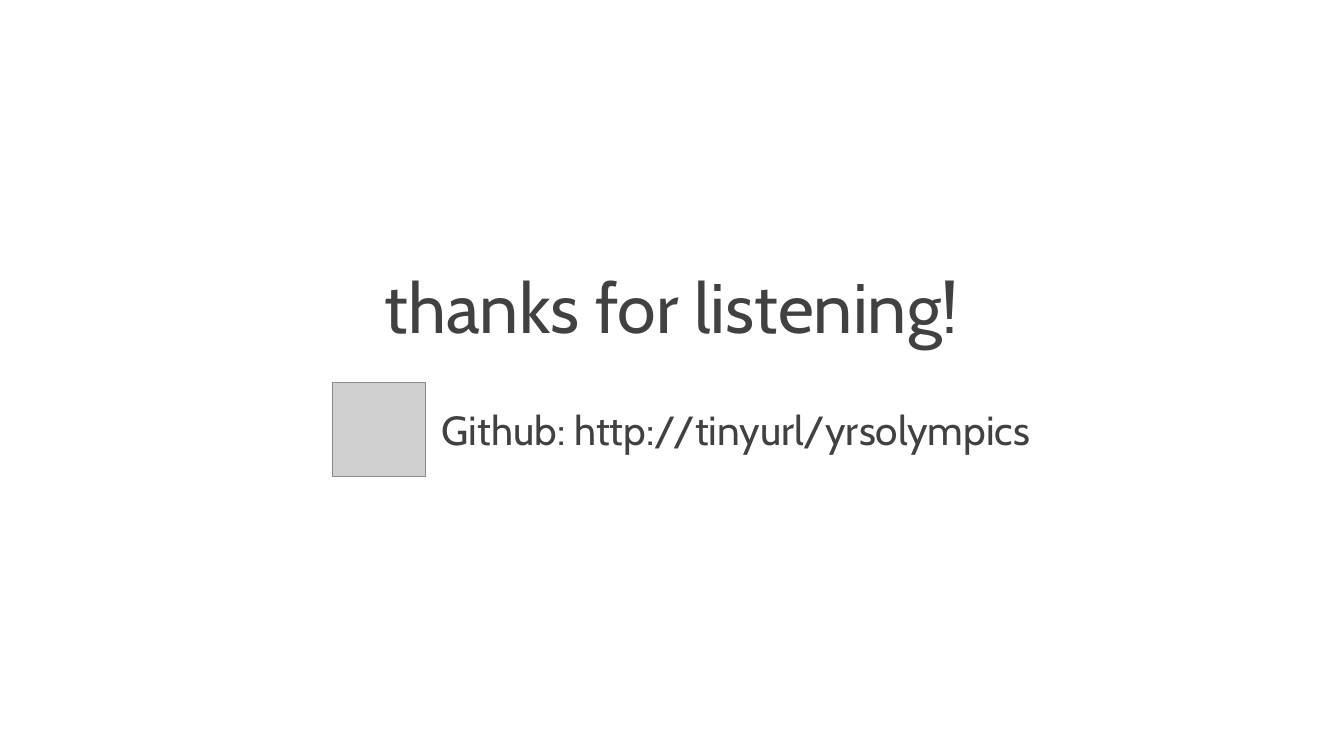
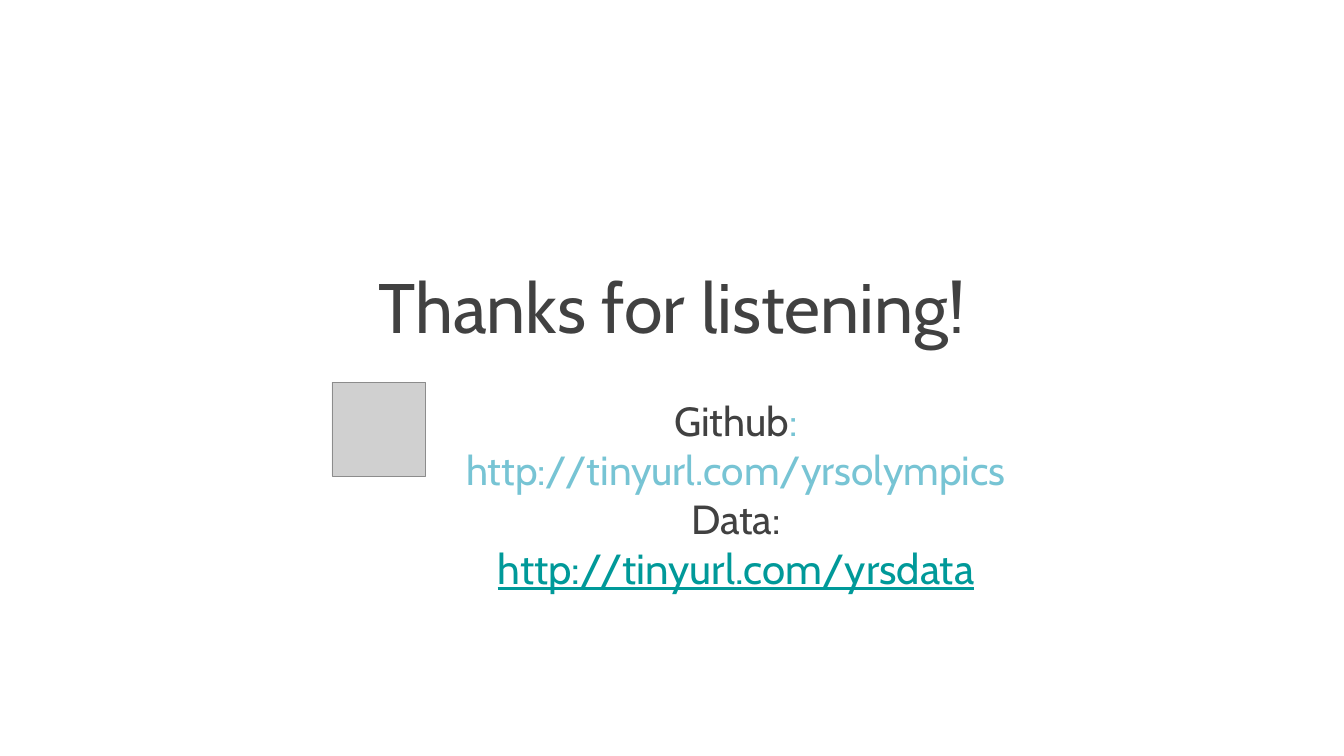
Before and after one commit to YRSNorwich/Olympics-Rewired, a slide deck: slide 6 of presentation/rwol.ppt (slide 5 before the commit). Drawn at 1344x756 pixels with LibreOffice and Linux fonts; fonts in the diff are those of the drawing; grey boxes stand for pictures; background and template pictures are left out. Boxes give left, top, right and bottom in pixels: in the first picture for what was removed or moved away, otherwise in the second. Text is boxed around its words. In the diff, an @@ line names an element or a change of style, - is before the commit and + after.

Commit message:
Presentation Modified

```diff
--- a/presentation/rwol.ppt
+++ b/presentation/rwol.ppt
@@ title at (378, 280, 965, 349): text changed @@
-thanks for listening!
+Thanks for listening!
@@ text at (466, 454, 1006, 594): text changed; text colour #414141 to #77C4D4 @@
-Github: http://tinyurl/yrsolympics
+Github: http://tinyurl.com/yrsolympics
+Data:
+http://tinyurl.com/yrsdata
```
Also in this commit, not shown: 3 other slides changed, 2 slides added, 1 slide removed.
